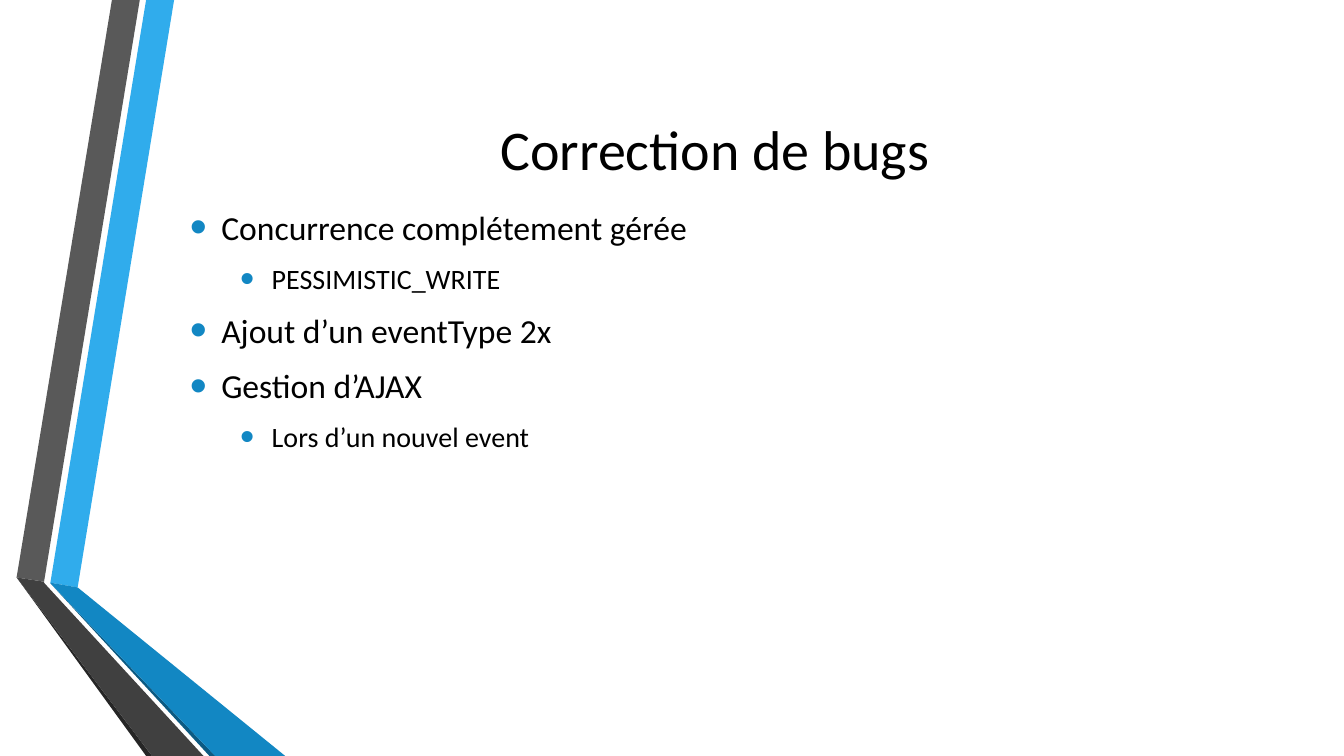
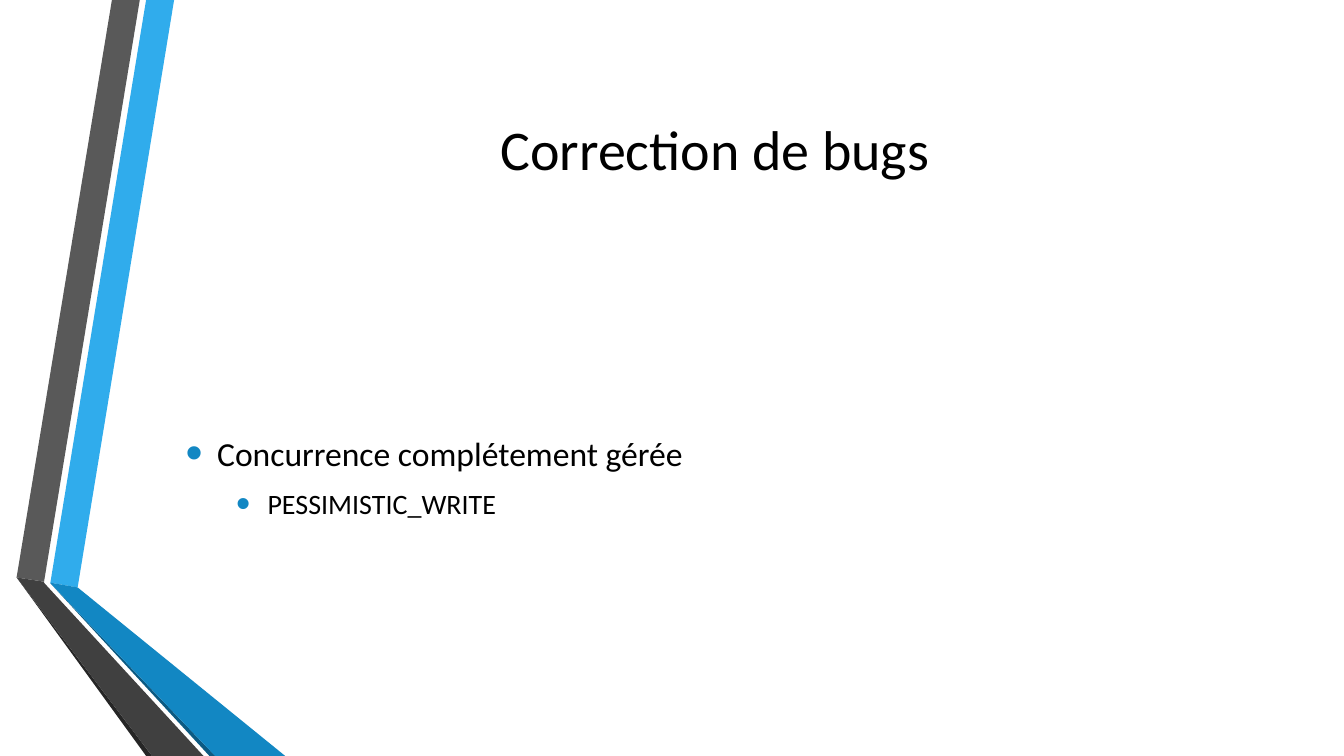
Before and after one commit to xajkep/Teaching-HEIGVD-AMT-2015-Project, a slide deck: slide 8 of Presentation/AMT_BSWZ_projet.pptx. Drawn at 1344x756 pixels with LibreOffice and Linux fonts; fonts in the diff are those of the drawing; background and template pictures are left out. Boxes give left, top, right and bottom in pixels: in the first picture for what was removed or moved away, otherwise in the second. Text is boxed around its words. In the diff, an @@ line names an element or a change of style, - is before the commit and + after.

Commit message:
update

```diff
--- a/Presentation/AMT_BSWZ_projet.pptx
+++ b/Presentation/AMT_BSWZ_projet.pptx
@@ text "Concurrence complétement gérée": place and size @@
-text "Concurrence complétement gérée" at box(221, 216, 687, 448)
+text "Concurrence complétement gérée" at box(217, 442, 683, 518)
@@ text at box(221, 319, 552, 448): paragraphs removed @@
-• Ajout d’un eventType 2x
-• Gestion d’AJAX
-  • Lors d’un nouvel event
```
Also in this commit, not shown: 3 other slides changed, 1 slide added.
